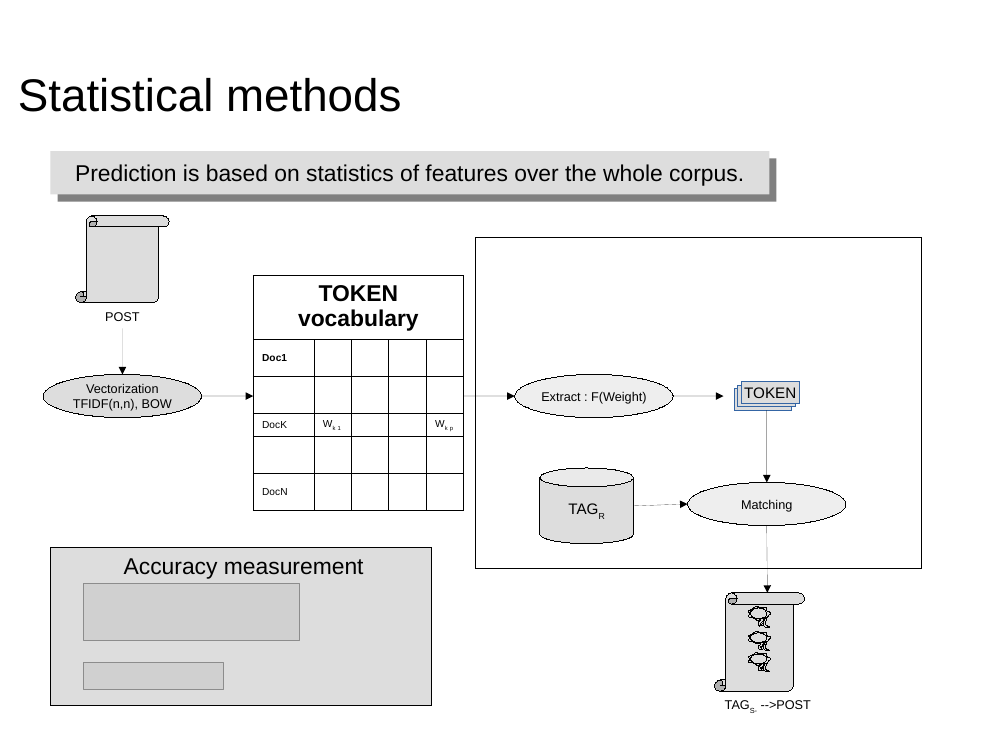
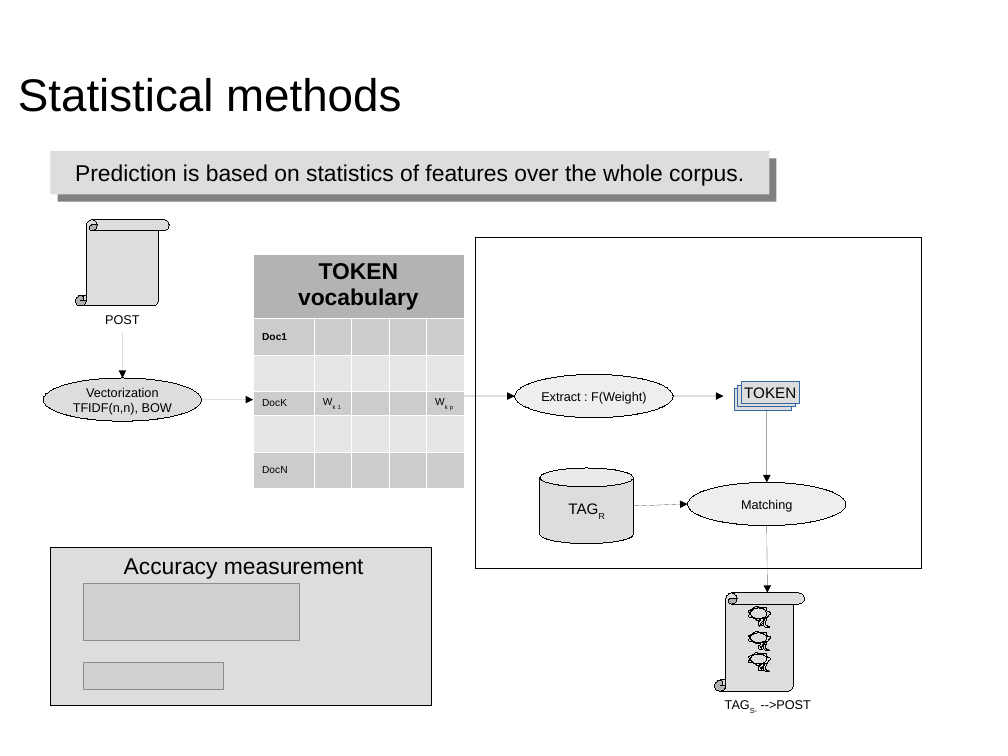
Before and after one commit to dataforcast/OC_Datascientist, a slide deck: slide 21 of P6/report/Openclassrooms_ParcoursDatascientist_P6-V1.odp. Drawn at 1008x756 pixels with LibreOffice and Linux fonts; fonts in the diff are those of the drawing; grey boxes stand for pictures; background and template pictures are left out. Boxes give left, top, right and bottom in pixels: in the first picture for what was removed or moved away, otherwise in the second. Text is boxed around its words. In the diff, an @@ line names an element or a change of style, - is before the commit and + after.

```diff
--- a/P6/report/Openclassrooms_ParcoursDatascientist_P6-V1.odp
+++ b/P6/report/Openclassrooms_ParcoursDatascientist_P6-V1.odp
@@ table at (253,254,464,478) @@
@@ fill none to #B3B3B3 in row 1, column 1 @@
@@ fill none to #CCCCCC in 5 cells @@
@@ borders changed @@
@@ table: place and size @@
-table at (253,275,464,499)
+table at (253,254,464,478)
@@ 2 arrows, 1 ellipse, 1 vertical scroll: place and size @@
-2 arrows, 1 ellipse, 1 vertical scroll at (43,216,253,417)
+2 arrows, 1 ellipse, 1 vertical scroll at (43,220,253,421)
```
Also in this commit, not shown: 6 other slides changed.
